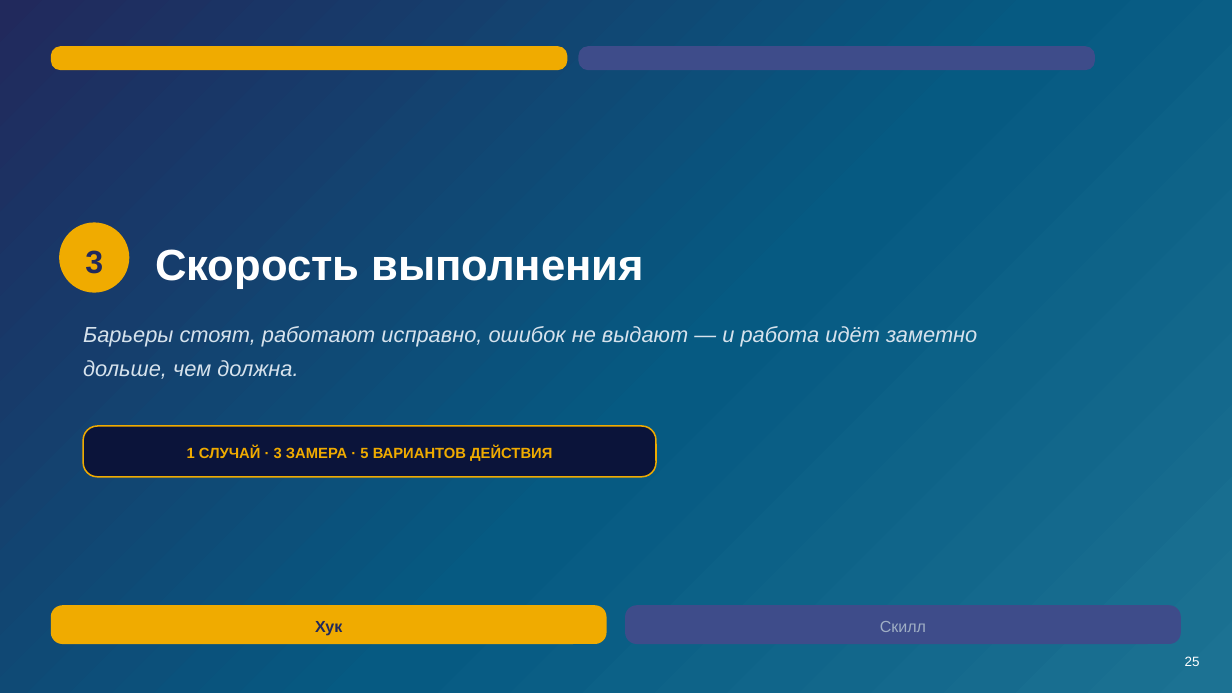
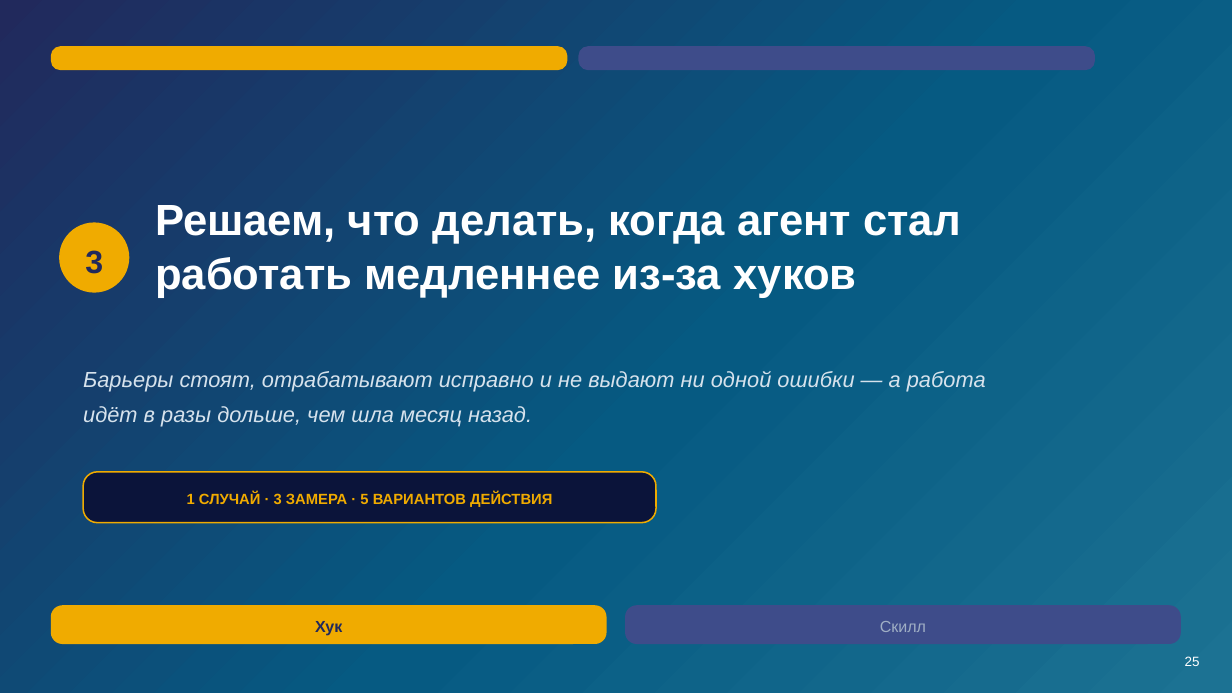
Before and after one commit to tellina-study/AI-usage-lessons, a slide deck: slide 25 of library/seminars/sem-05/rendered/sem-05.pptx. Drawn at 1232x693 pixels with LibreOffice and Linux fonts; fonts in the diff are those of the drawing. Boxes give left, top, right and bottom in pixels: in the first picture for what was removed or moved away, otherwise in the second. Text is boxed around its words. In the diff, an @@ line names an element or a change of style, - is before the commit and + after.

```diff
--- a/library/seminars/sem-05/rendered/sem-05.pptx
+++ b/library/seminars/sem-05/rendered/sem-05.pptx
@@ text at (155,205,960,298): text changed @@
-Скорость выполнения
+Решаем, что делать, когда агент стал работать медленнее из-за хуков
@@ text at (83,371,986,427): text changed @@
-Барьеры стоят, работают исправно, ошибок не выдают — и работа идёт заметно дольше, чем должна.
+Барьеры стоят, отрабатывают исправно и не выдают ни одной ошибки — а работа идёт в разы дольше, чем шла месяц назад.
@@ rounded rectangle: place and size @@
-rounded rectangle at (83,426,656,477)
+rounded rectangle at (83,472,656,523)
@@ text "1 СЛУЧАЙ · 3 ЗАМЕРА ...": place and size @@
-text "1 СЛУЧАЙ · 3 ЗАМЕРА ..." at (187,447,552,461)
+text "1 СЛУЧАЙ · 3 ЗАМЕРА ..." at (187,492,552,507)
```
Also in this commit, not shown: 39 other slides changed, 4 slides added, 5 slides removed, 27 other files.
